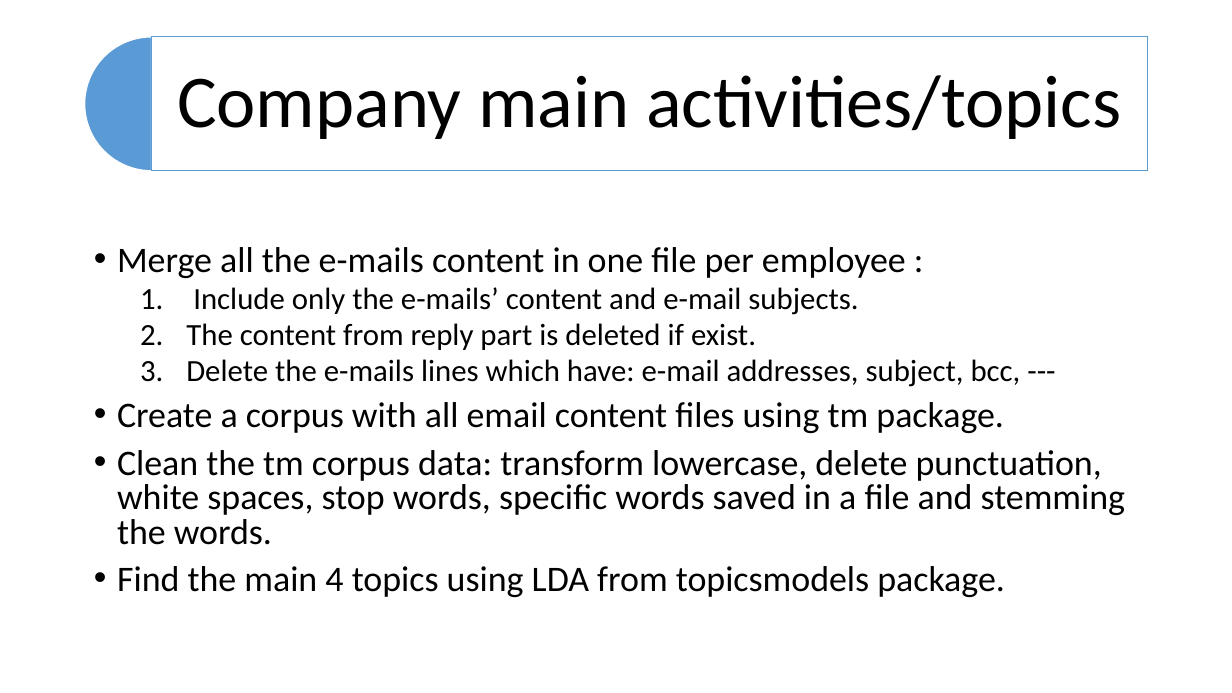
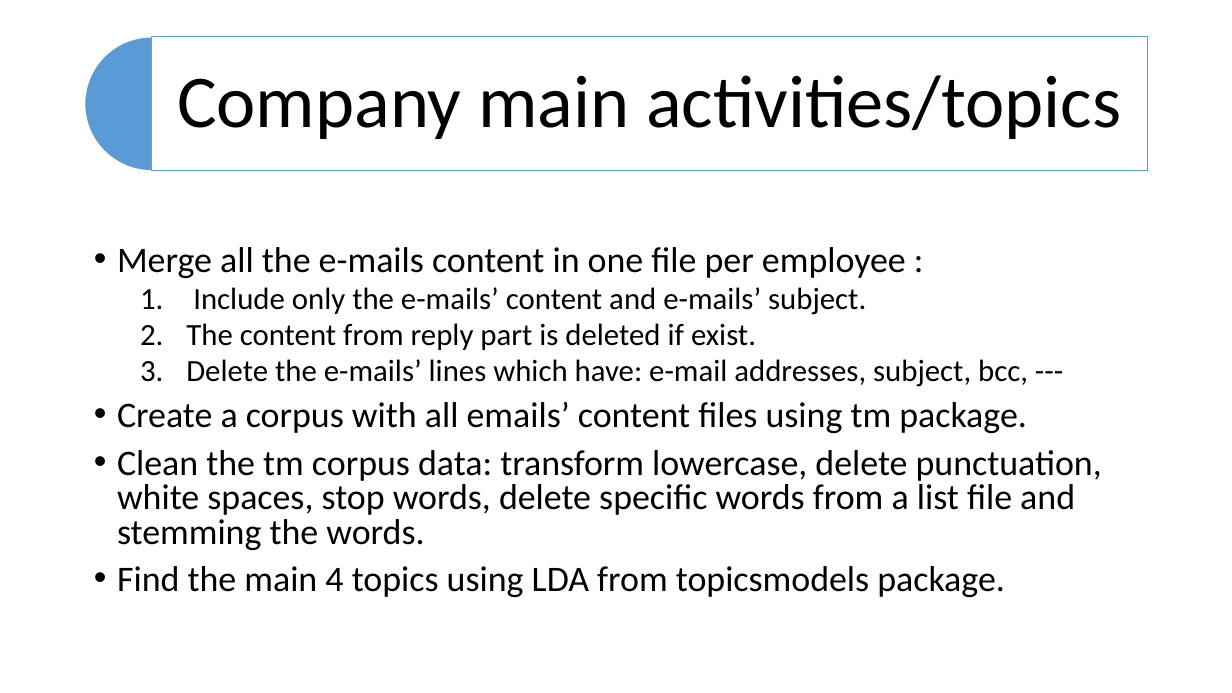
Before and after one commit to dbancea/enron-email-analyses, a slide deck: slide 4 of enron_email_analyses.pptx. Drawn at 1232x693 pixels with LibreOffice and Linux fonts; fonts in the diff are those of the drawing. Boxes give left, top, right and bottom in pixels: in the first picture for what was removed or moved away, otherwise in the second. Text is boxed around its words. In the diff, an @@ line names an element or a change of style, - is before the commit and + after.

Commit message:
updated pptx file

```diff
--- a/enron_email_analyses.pptx
+++ b/enron_email_analyses.pptx
@@ text at <box>193,287,866,315</box>: text changed @@
-  1. Include only the e-mails’ content and e-mail subjects.
+  1. Include only the e-mails’ content and e-mails’ subject.
@@ text at <box>117,359,1102,550</box>: text changed @@
-  3. Delete the e-mails lines which have: e-mail addresses, subject, bcc, ---
-• Create a corpus with all email content files using tm package.
-• Clean the tm corpus data: transform lowercase, delete punctuation, white spaces, stop words, specific words saved in a file and stemming the words.
+  3. Delete the e-mails’ lines which have: e-mail addresses, subject, bcc, ---
+• Create a corpus with all emails’ content files using tm package.
+• Clean the tm corpus data: transform lowercase, delete punctuation, white spaces, stop words, delete specific words from a list file and stemming the words.
```
Also in this commit, not shown: 1 other slide changed.
